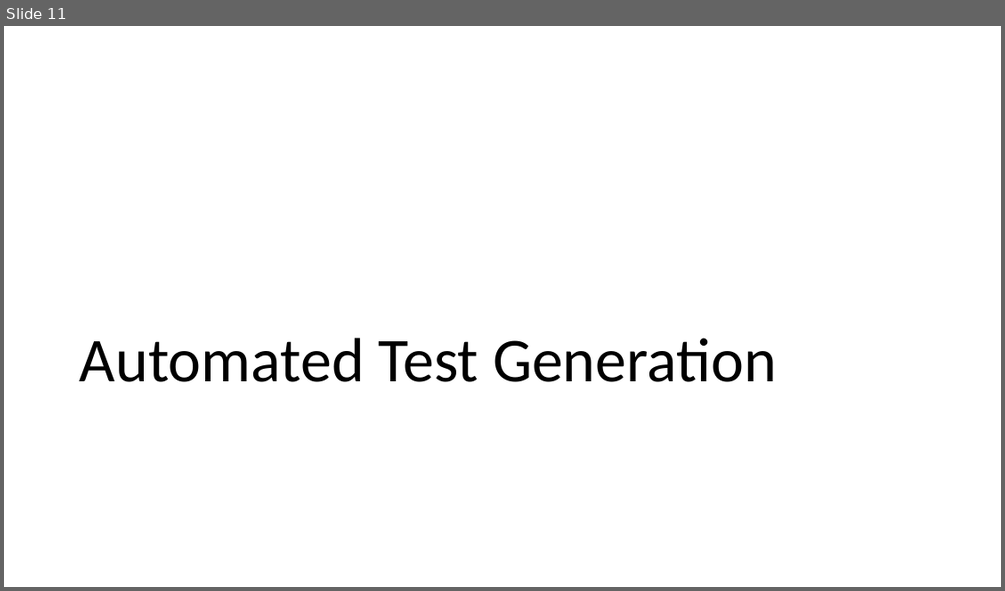
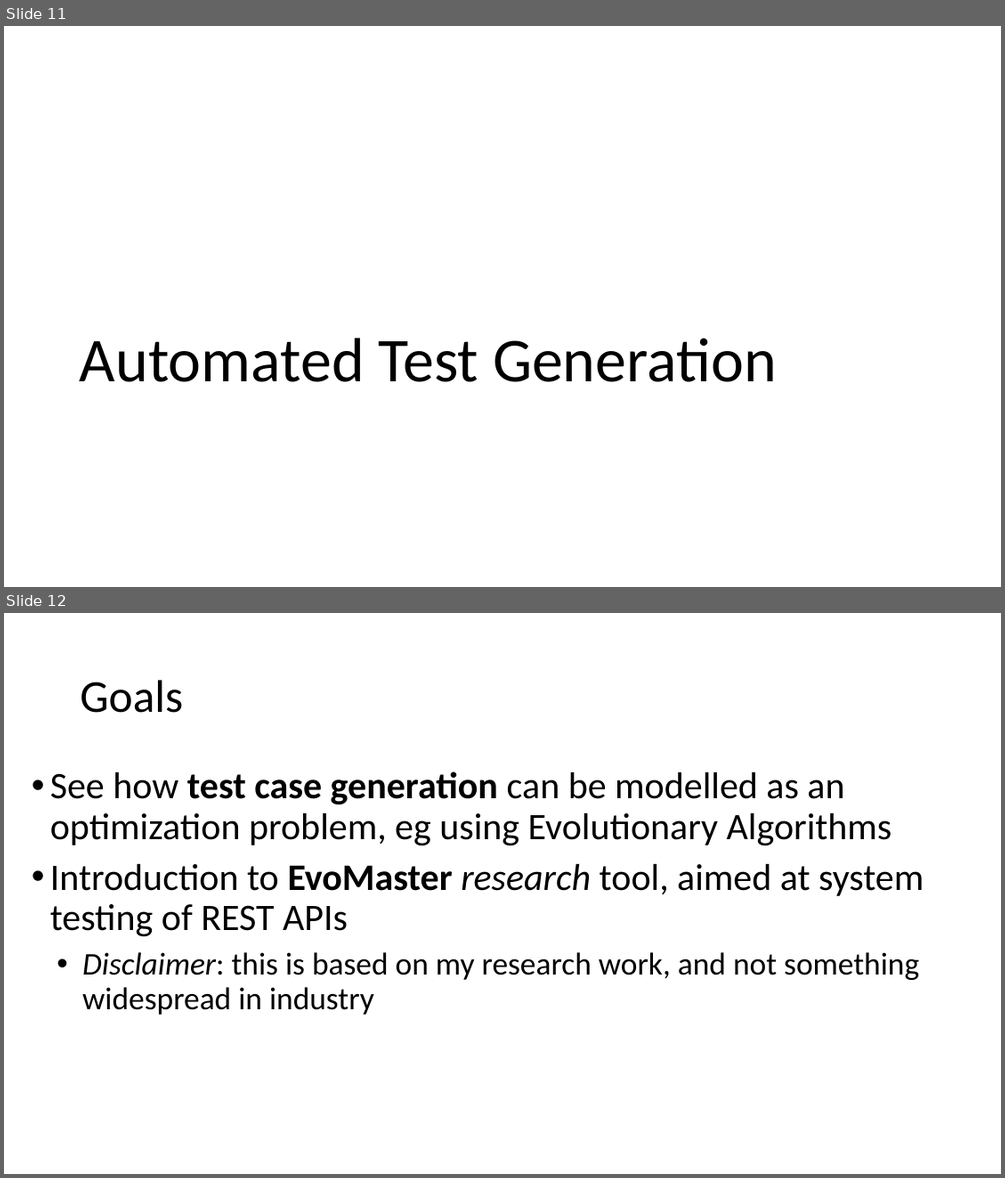
Before and after one commit to arcuri82/testing_security_development_enterprise_systems, a slide deck: doc/advanced/slides/lesson_06.pptx. Shown one above the other, each under a label of ours: slide 11 before the commit, slides 11 and 12 after it. The pictures are 1005x591 and 1005x1178 pixels, drawn with LibreOffice and Linux fonts; fonts in the diff are those of the drawing. Boxes give left, top, right and bottom in pixels: in the first picture for what was removed or moved away, otherwise in the second. Text is boxed around its words. In the diff, an @@ line names an element or a change of style, - is before the commit and + after.

Commit message:
working on EvoMaster example

```diff
--- a/doc/advanced/slides/lesson_06.pptx
+++ b/doc/advanced/slides/lesson_06.pptx
@@ slide 12 added at box(4, 613, 1001, 1174), background #FFFFFF @@
@@ title added at box(80, 680, 183, 713), 44 pt, text #000000 @@
+Goals
@@ text added at box(50, 771, 923, 1014), 36 pt, text #000000 @@
+• See how test case generation can be modelled as an optimization problem, eg using Evolutionary Algorithms
+• Introduction to EvoMaster research tool, aimed at system testing of REST APIs
+  • Disclaimer: this is based on my research work, and not something widespread in industry
```
Also in this commit, not shown: 1 slide changed, 23 other slides added, 1 slide removed, 7 other files.
